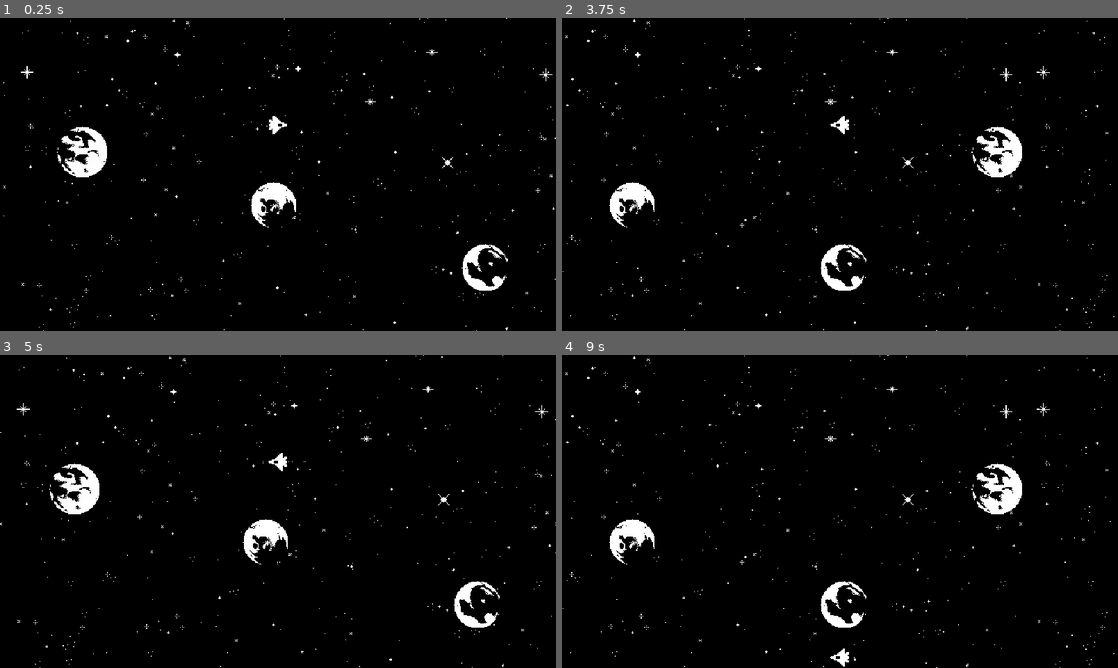
Above: before the commit, frames 1-4 (two rows, left to right).
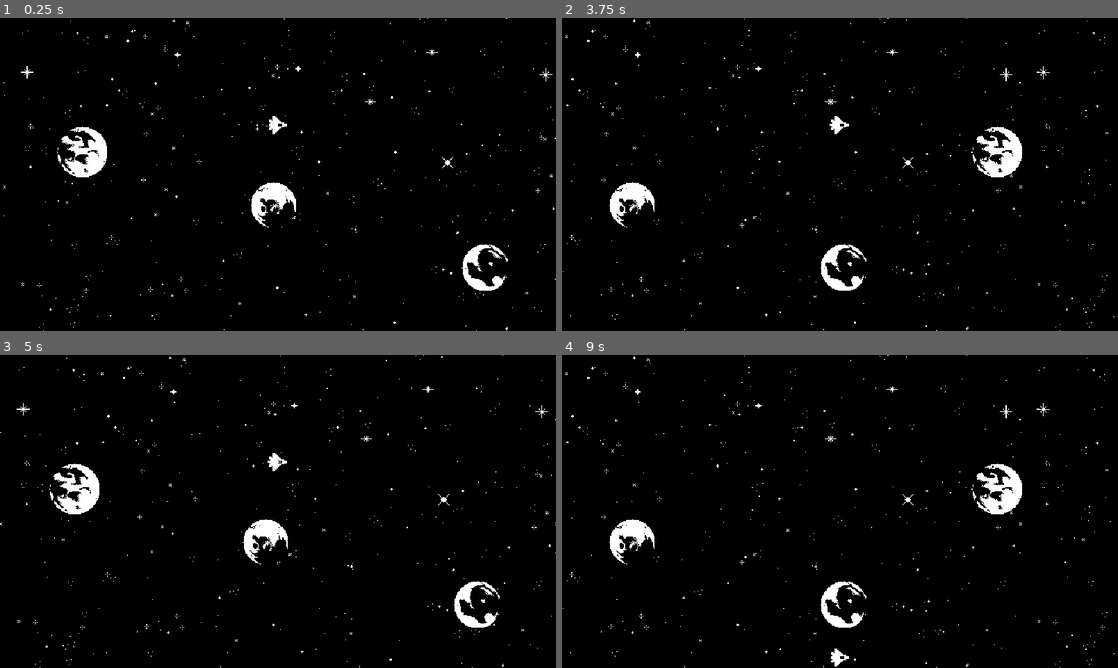
Above: after the commit, the same moments.

Repository: evincar333/640x360
Game: Godot game, scene res://Scenes/main.tscn
Two runs of this game, one before a commit and one after it. Both use one fixed random seed, a clock stepped at 60 frames per second and the inputs below.
Inputs:
- Up to frame 1 (0.25 s): no input
- Up to frame 2 (3.75 s): tap Enter at 0.5 s; hold D (right) 0.53-1.28 s; hold S (down) 1.28-2.03 s; hold D (right) 2.03-2.78 s; hold W (up) 2.78-3.53 s; hold A (left) from 3.53 s (still down)
- Up to frame 3 (5 s): keep holding A (left)
- Up to frame 4 (9 s): release A (left) at 5.03 s; hold S (down) 5.03-5.78 s; hold D (right) 5.78-6.53 s; hold W (up) 6.53-7.28 s; hold D (right) 7.28-8.03 s; hold S (down) 8.03-8.78 s; hold A (left) from 8.78 s (still down)

The runs differ from the first frame. In frame 1, less than 0.1% of the frame differs, in the area x 42-48%, y 34-35%; in frame 2, 0.1%, in the area x 13-53%, y 31-81%; in frame 3, less than 0.1%; in frame 4, less than 0.1%.

Commit message:
Player particles
Player particles

Diff:
--- a/Scenes/player.gd
+++ b/Scenes/player.gd
@@ -28,10 +28,10 @@
 		direction = direction.normalized()
 
 	# Flip Sprite
-	if direction.x < 0:
-		sprite_2d.flip_h = true
-	elif direction.x > 0:
-		sprite_2d.flip_h = false
+	#if direction.x < 0:
+		#sprite_2d.flip_h = true
+	#elif direction.x > 0:
+		#sprite_2d.flip_h = false
 
 	# Apply movement
 	velocity = direction * speed
--- a/Scenes/player.tscn
+++ b/Scenes/player.tscn
@@ -1,10 +1,14 @@
-[gd_scene load_steps=4 format=3 uid="uid://ceuogvhaujepn"]
+[gd_scene load_steps=5 format=3 uid="uid://ceuogvhaujepn"]
 
 [ext_resource type="Script" path="res://Scenes/player.gd" id="1_o550o"]
 [ext_resource type="Texture2D" uid="uid://jt1tembhiqm0" path="res://Resources/ship.png" id="2_s0kmo"]
 
 [sub_resource type="RectangleShape2D" id="RectangleShape2D_0cw6b"]
 size = Vector2(23, 23)
+
+[sub_resource type="Curve" id="Curve_gt31o"]
+_data = [Vector2(0.0168539, 1), 0.0, 0.0, 0, 0, Vector2(1, 0), 0.0, 0.0, 0, 0]
+point_count = 2
 
 [node name="Player" type="CharacterBody2D"]
 script = ExtResource("1_o550o")
@@ -23,4 +27,14 @@
 
 [node name="CPUParticles2D" type="CPUParticles2D" parent="."]
 position = Vector2(-11, 0)
+amount = 5
+lifetime = 0.5
+speed_scale = 1.5
+randomness = 1.0
+lifetime_randomness = 1.0
+emission_shape = 1
+emission_sphere_radius = 2.0
 gravity = Vector2(-980, 0)
+scale_amount_min = 2.0
+scale_amount_max = 3.0
+scale_amount_curve = SubResource("Curve_gt31o")
